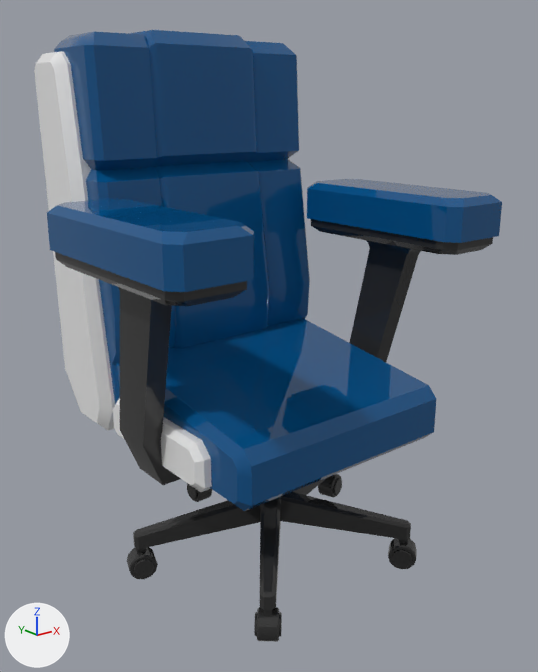
One commit to the FBX model Assets/Resources/Arts/Map/Modeling/ML_chair.fbx: the scene before it, then after it.
Both versions are drawn from a camera (50 mm lens) standing at (-1.076, -1.431, 1.127) and looking at (0.029, -0.051, 0.575). Lighting does not change. The marker at lower left points along +X, +Y and +Z. The first picture is the older version. Where no turn or scale is listed for an object, it has been applied to the vertices.

Names of what the first picture shows: 'ML_Chair'.
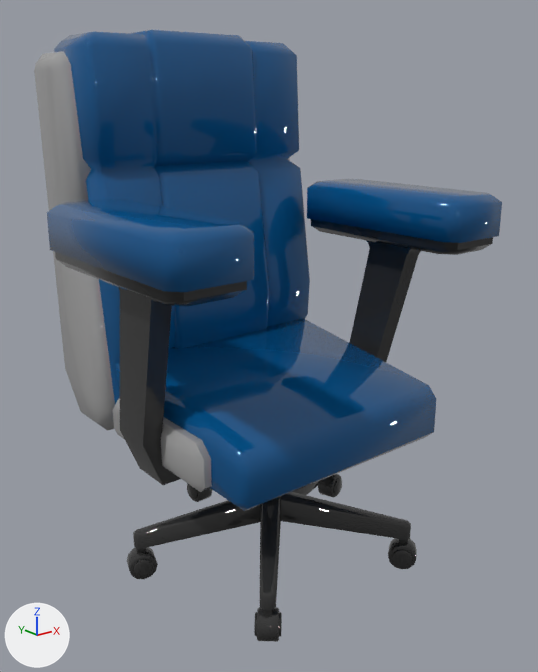
The change, as a list of edits to the scene's bpy script:
```text
Change mat_material__925:
    mat_material__925.base_color: (0.828, 0.828, 0.828) -> (0.334, 0.334, 0.334)  # white #ebebeb -> grey #9c9c9c
Change me_mesh:
    where me_mesh.from_pydata(...)  # 1485 vertices, 2750 faces; spans x -0.458..0.458, y -0.407..0.407, z 0.0..1.288
    used by ob_ml_chair; location = (0.0, 0.0, 0.0)
    me_mesh part 1: edges marked sharp go from 1578 to 364
```

Location of each change, [x1, y1, x2, y2] in pixels of the pictures (538 x 672 px):
'ML_Chair', recoloured, shading changed
    both: [34, 30, 502, 631]
